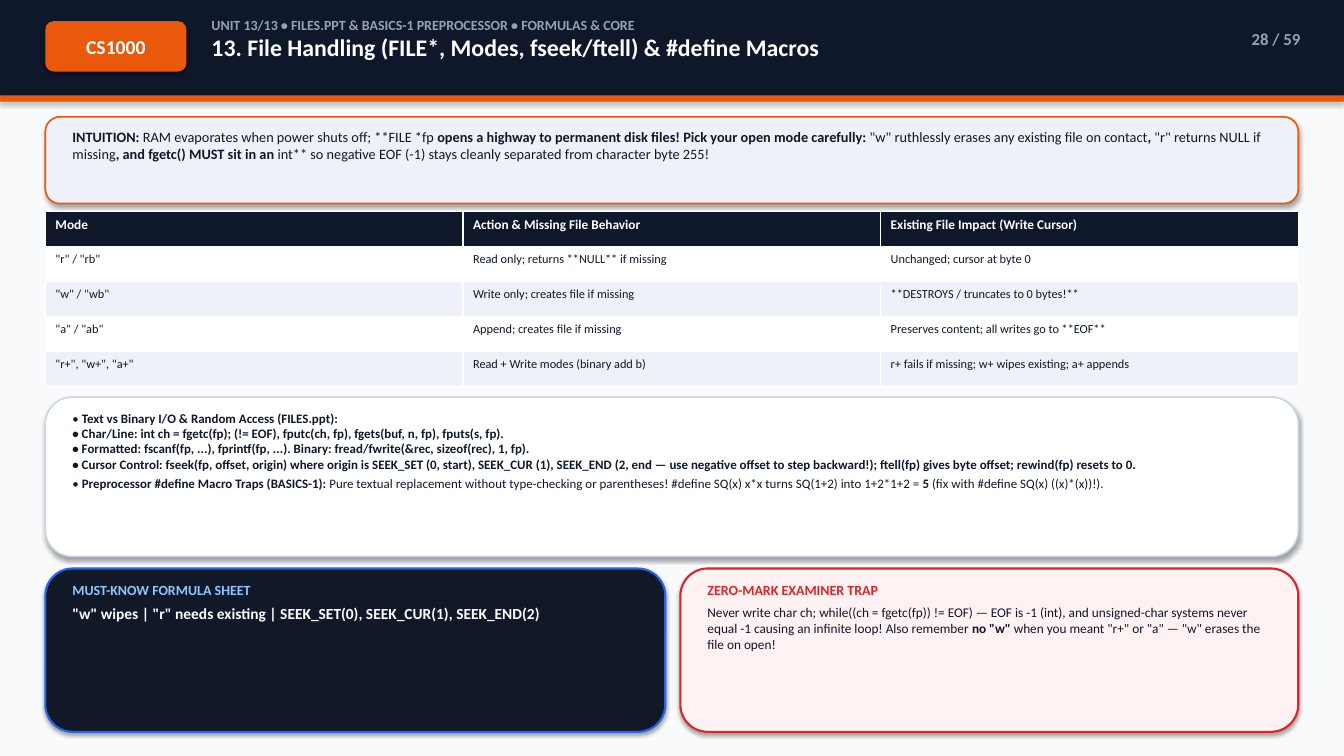
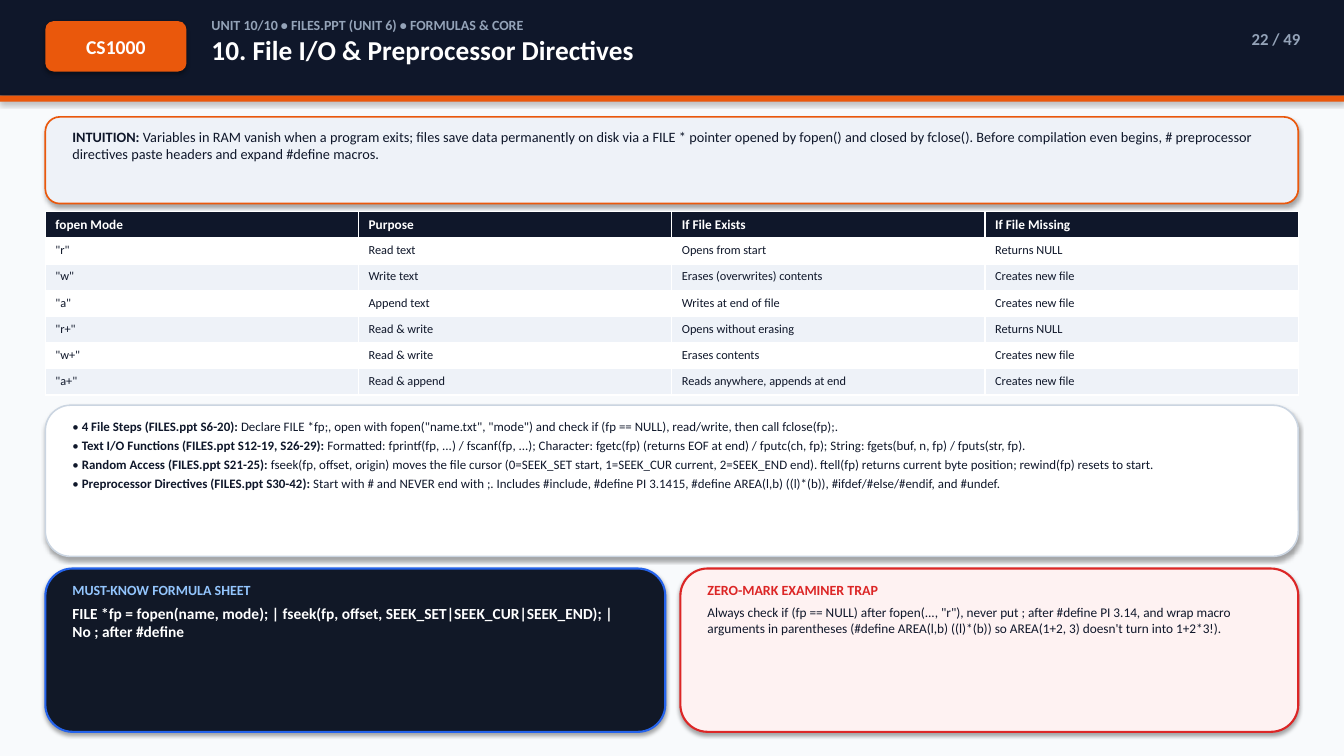
Before and after one commit to Sachitt-AV-08/iiitdm-sem1-study-hub, a slide deck: slide 22 of decks/CS1000_C_Programming_Exam_Deck.pptx (slide 28 before the commit). Drawn at 1344x756 pixels with LibreOffice and Linux fonts; fonts in the diff are those of the drawing. Boxes give left, top, right and bottom in pixels: in the first picture for what was removed or moved away, otherwise in the second. Text is boxed around its words. In the diff, an @@ line names an element or a change of style, - is before the commit and + after.

```diff
--- a/decks/CS1000_C_Programming_Exam_Deck.pptx
+++ b/decks/CS1000_C_Programming_Exam_Deck.pptx
@@ text at box(211, 20, 634, 65): text changed @@
-UNIT 13/13 • FILES.PPT & BASICS-1 PREPROCESSOR • FORMULAS & CORE
-13. File Handling (FILE*, Modes, fseek/ftell) & #define Macros
+UNIT 10/10 • FILES.PPT (UNIT 6) • FORMULAS & CORE
+10. File I/O & Preprocessor Directives
@@ text at box(1252, 34, 1300, 45): text changed @@
-28 / 59
+22 / 49
@@ text at box(72, 131, 1252, 162): text changed @@
-INTUITION: RAM evaporates when power shuts off; **FILE *fp opens a highway to permanent disk files! Pick your open mode carefully: "w" ruthlessly erases any existing file on contact, "r" returns NULL if missing, and fgetc() MUST sit in an int** so negative EOF (-1) stays cleanly separated from character byte 255!
+INTUITION: Variables in RAM vanish when a program exits; files save data permanently on disk via a FILE * pointer opened by fopen() and closed by fclose(). Before compilation even begins, # preprocessor directives paste headers and expand #define macros.
@@ table at box(45, 212, 1300, 395) @@
-Mode | Action & Missing File Behavior | Existing File Impact (Write Cursor)
-"r" / "rb" | Read only; returns **NULL** if missing | Unchanged; cursor at byte 0
-"w" / "wb" | Write only; creates file if missing | **DESTROYS / truncates to 0 bytes!**
-"a" / "ab" | Append; creates file if missing | Preserves content; all writes go to **EOF**
-"r+", "w+", "a+" | Read + Write modes (binary add b) | r+ fails if missing; w+ wipes existing; a+ appends
+fopen Mode | Purpose | If File Exists | If File Missing
+"r" | Read text | Opens from start | Returns NULL
+"w" | Write text | Erases (overwrites) contents | Creates new file
+"a" | Append text | Writes at end of file | Creates new file
+"r+" | Read & write | Opens without erasing | Returns NULL
+"w+" | Read & write | Erases contents | Creates new file
+"a+" | Read & append | Reads anywhere, appends at end | Creates new file
@@ rounded rectangle: place and size @@
-rounded rectangle at box(45, 397, 1299, 557)
+rounded rectangle at box(45, 405, 1299, 557)
@@ text at box(82, 421, 1153, 490): text changed @@
-• Text vs Binary I/O & Random Access (FILES.ppt):
-• Char/Line: int ch = fgetc(fp); (!= EOF), fputc(ch, fp), fgets(buf, n, fp), fputs(s, fp).
-• Formatted: fscanf(fp, ...), fprintf(fp, ...). Binary: fread/fwrite(&rec, sizeof(rec), 1, fp).
-• Cursor Control: fseek(fp, offset, origin) where origin is SEEK_SET (0, start), SEEK_CUR (1), SEEK_END (2, end — use negative offset to step backward!); ftell(fp) gives byte offset; rewind(fp) resets to 0.
-• Preprocessor #define Macro Traps (BASICS-1): Pure textual replacement without type-checking or parentheses! #define SQ(x) x*x turns SQ(1+2) into 1+2*1+2 = 5 (fix with #define SQ(x) ((x)*(x))!).
+• 4 File Steps (FILES.ppt S6-20): Declare FILE *fp;, open with fopen("name.txt", "mode") and check if (fp == NULL), read/write, then call fclose(fp);.
+• Text I/O Functions (FILES.ppt S12-19, S26-29): Formatted: fprintf(fp, ...) / fscanf(fp, ...); Character: fgetc(fp) (returns EOF at end) / fputc(ch, fp); String: fgets(buf, n, fp) / fputs(str, fp).
+• Random Access (FILES.ppt S21-25): fseek(fp, offset, origin) moves the file cursor (0=SEEK_SET start, 1=SEEK_CUR current, 2=SEEK_END end). ftell(fp) returns current byte position; rewind(fp) resets to start.
+• Preprocessor Directives (FILES.ppt S30-42): Start with # and NEVER end with ;. Includes #include, #define PI 3.1415, #define AREA(l,b) ((l)*(b)), #ifdef/#else/#endif, and #undef.
@@ text at box(72, 607, 602, 637): text changed @@
-"w" wipes | "r" needs existing | SEEK_SET(0), SEEK_CUR(1), SEEK_END(2)
+FILE *fp = fopen(name, mode); | fseek(fp, offset, SEEK_SET|SEEK_CUR|SEEK_END); | No ; after #define
@@ text at box(707, 607, 1231, 636): text changed @@
-Never write char ch; while((ch = fgetc(fp)) != EOF) — EOF is -1 (int), and unsigned-char systems never equal -1 causing an infinite loop! Also remember no "w" when you meant "r+" or "a" — "w" erases the file on open!
+Always check if (fp == NULL) after fopen(..., "r"), never put ; after #define PI 3.14, and wrap macro arguments in parentheses (#define AREA(l,b) ((l)*(b)) so AREA(1+2, 3) doesn't turn into 1+2*3!).
```
Also in this commit, not shown: 36 other slides changed, 12 slides added, 22 slides removed, 34 other files.
